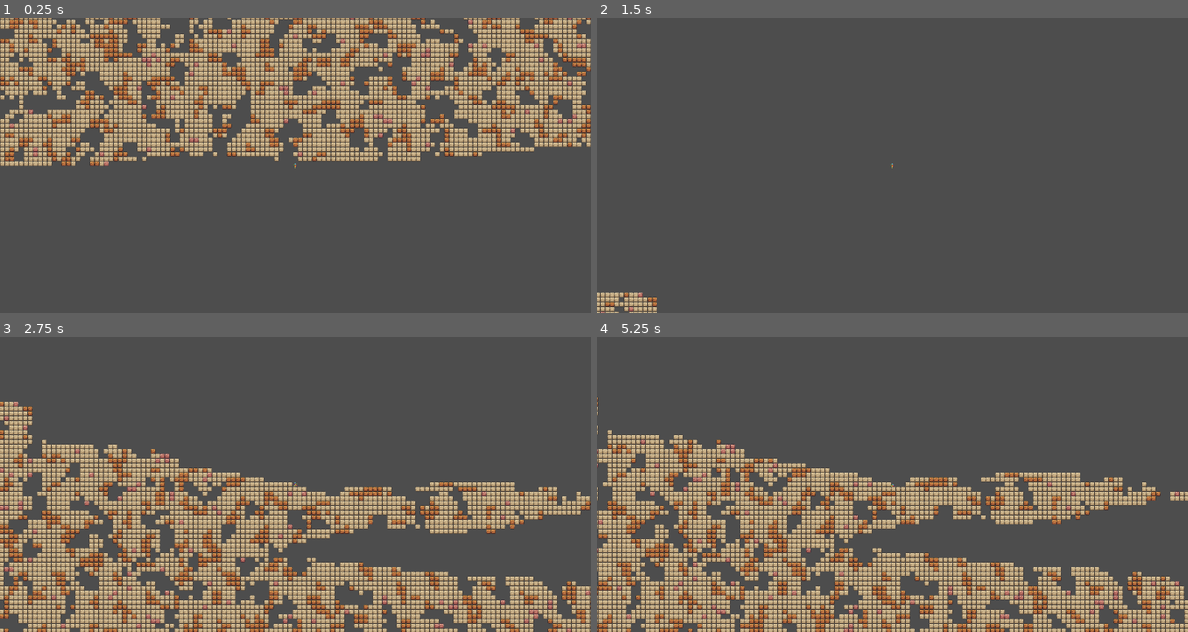
Above: before the commit, frames 1-4 (two rows, left to right).
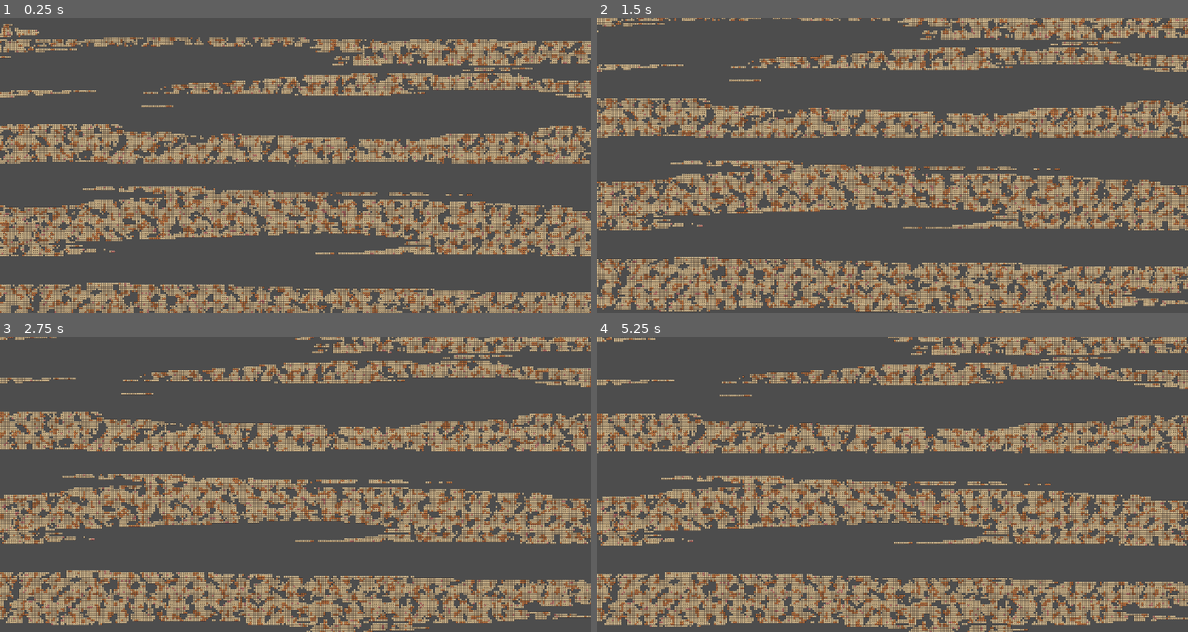
Above: after the commit, the same moments.

Repository: DseaKu/sky-miner
Game: Godot game, scene res://levels/world.tscn
Two runs of this game, one before a commit and one after it. Both use one fixed random seed, a clock stepped at 60 frames per second and the inputs below.
Inputs (mouse positions are in pixels of both pictures, inside the frame that each line leads up to):
- Up to frame 1 (0.25 s): no input
- Up to frame 2 (1.5 s): move the mouse to (1022, 150) at 0.52 s; press the mouse at (1022, 150) at 0.53 s; hold Right (right) from 0.53 s (still down); tap Space (jump) at 0.77 s; move the mouse to (774, 180) at 1.27 s; release the mouse at (774, 180) at 1.28 s; click (774, 180) at 1.35 s
- Up to frame 3 (2.75 s): tap Space (jump) at 1.52 s; move the mouse to (354, 419) at 2.02 s; release Right (right) at 2.03 s; press the mouse at (354, 419) at 2.03 s; hold A (left) from 2.03 s (still down)
- Up to frame 4 (5.25 s): move the mouse to (862, 543) at 2.77 s; release A (left) at 2.78 s; release the mouse at (862, 543) at 2.78 s; hold Right (right) 2.78-4.28 s; click (862, 543) at 2.85 s; tap Space (jump) at 3.02, 3.77, 4.52 s; move the mouse to (1069, 528) at 3.52 s; press the mouse at (1069, 528) at 3.53 s; move the mouse to (715, 440) at 4.27 s; release the mouse at (715, 440) at 4.28 s; hold A (left) 4.28-5.03 s; click (715, 440) at 4.35 s; move the mouse to (922, 484) at 5.02 s; press the mouse at (922, 484) at 5.03 s; hold Right (right) from 5.03 s (still down)

The runs differ from the first frame. In frame 1, 57% of the frame differs, in the area x 0-100%, y 0-100%; in frame 2, 40%; in frame 3, 53%; in frame 4, 54%.

Commit message:
Improve isle system

Diff:
--- a/entities/player/player.tscn
+++ b/entities/player/player.tscn
@@ -414,7 +414,7 @@
 }
 
 [node name="Camera2D" type="Camera2D" parent="."]
-zoom = Vector2(0.5, 0.5)
+zoom = Vector2(0.2, 0.2)
 
 [node name="StateMachine" type="Node" parent="." node_paths=PackedStringArray("initial_state")]
 script = ExtResource("4_state_machine")
--- a/entities/terrain/terrain.gd
+++ b/entities/terrain/terrain.gd
@@ -4,7 +4,7 @@
 
 # Chunk Generation Settings
 const CHUNK_SIZE = 16
-const RENDER_DISTANCE = 5  # Loads 2 chunks in every direction around the player
+const RENDER_DISTANCE = 10
 
 # Atlas Coords
 const TILE_SOURCE_ID = 2
@@ -25,10 +25,10 @@
 const EMPTY_CELLS_THRESHOLD = 0.30
 
 const ISLAND_SEED = 3
-const ISLAND_SPREAD = 0.001  # Lower frequency creates larger islands
-const ISLAND_THRESHOLD = 0.0001  # Adjust this to change island thickness
-const ISLAND_STRETCH_X = 1.0  # Lower values make islands wider
-const ISLAND_STRETCH_Y = 5.0  # Higher values make islands flatter and thinner
+const ISLAND_SPREAD = 0.001
+const ISLAND_THRESHOLD = 0.00001
+const ISLAND_STRETCH_X = 1.0
+const ISLAND_STRETCH_Y = 25.0
 
 # Generators
 var ore_noise = FastNoiseLite.new()
